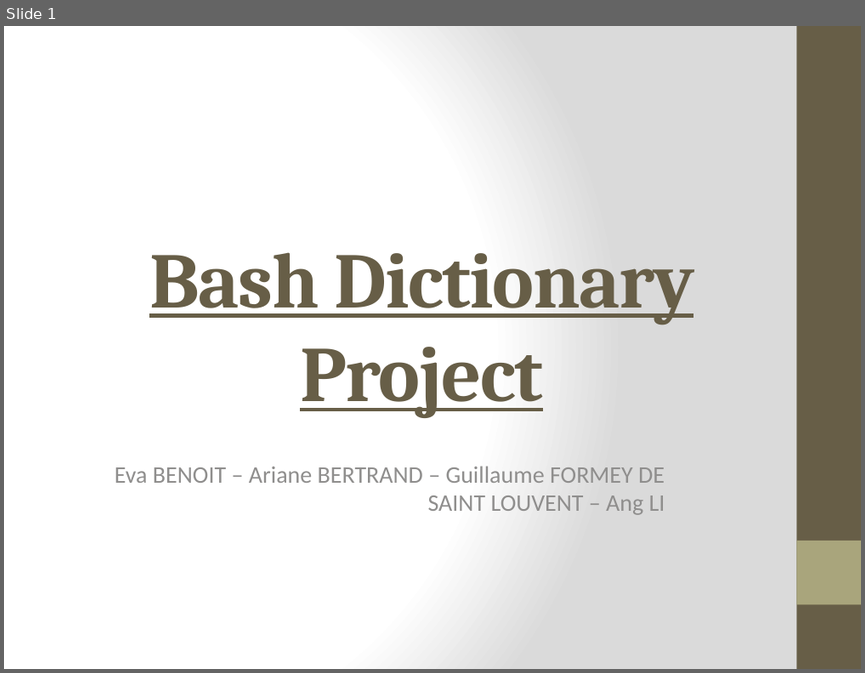
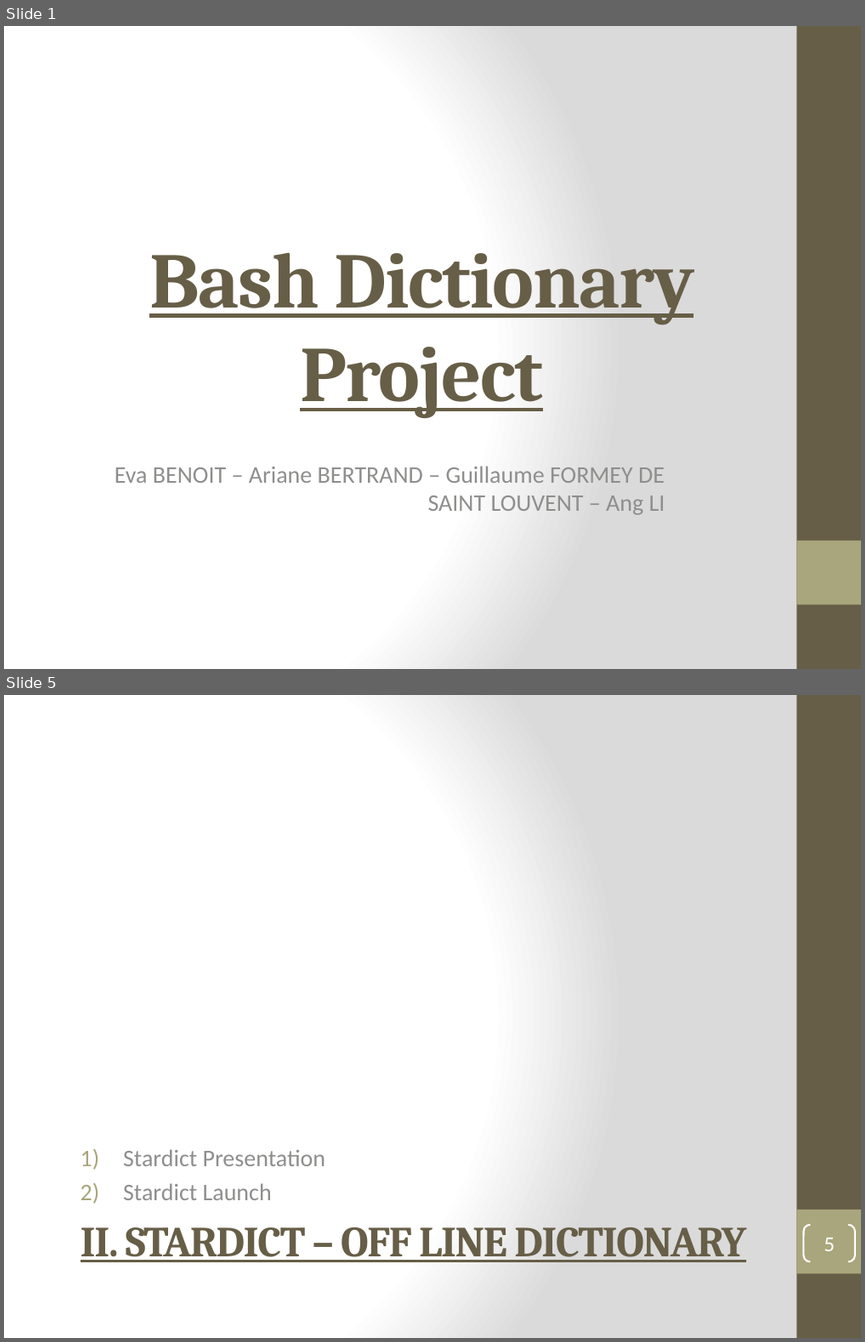
Before and after one commit to kiago/isepse2014, a slide deck: projects/dictionary/Project_Presentation.pptx. Shown one above the other, each under a label of ours: slide 1 before the commit, slides 1 and 5 after it; the slides between them are not shown. The pictures are 865x673 and 865x1342 pixels, drawn with LibreOffice and Linux fonts; fonts in the diff are those of the drawing. Boxes give left, top, right and bottom in pixels: in the first picture for what was removed or moved away, otherwise in the second. Text is boxed around its words. In the diff, an @@ line names an element or a change of style, - is before the commit and + after.

```diff
--- a/projects/dictionary/Project_Presentation.pptx
+++ b/projects/dictionary/Project_Presentation.pptx
@@ slide 5 added at (x1=4, y1=695, x2=861, y2=1338), background gradient #FFFFFF to #DADADA; not listed: 2 template elements that a slide beside it also shows @@
@@ text added at (x1=123, y1=1149, x2=326, y2=1200), 20 pt, text #8F8F8D @@
+1) Stardict Presentation
+2) Stardict Launch
@@ title added at (x1=80, y1=1227, x2=746, y2=1262), 36 pt, text #675E47, bold, underline @@
+II. STARDICT – OFF LINE DICTIONARY
@@ page number added at (x1=803, y1=1225, x2=855, y2=1261), outline #FFFFFF 1.5 pt, 18 pt, text #FFFFFF @@
+5
```
Also in this commit, not shown: 5 slides changed, 4 other slides added.
